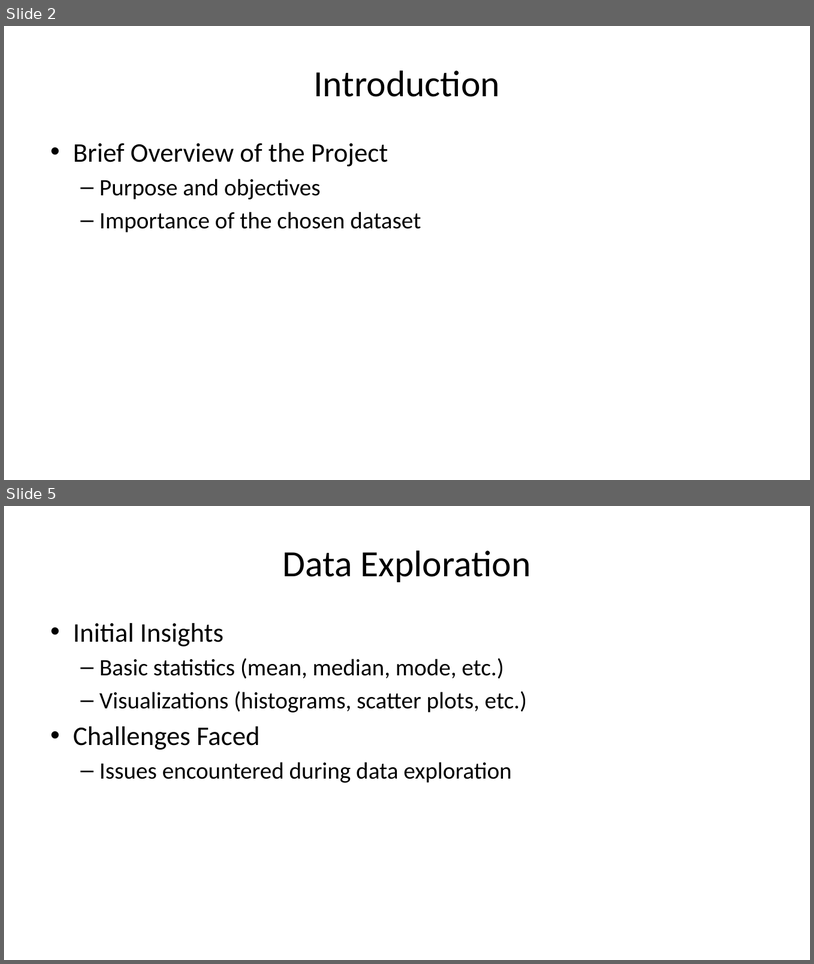
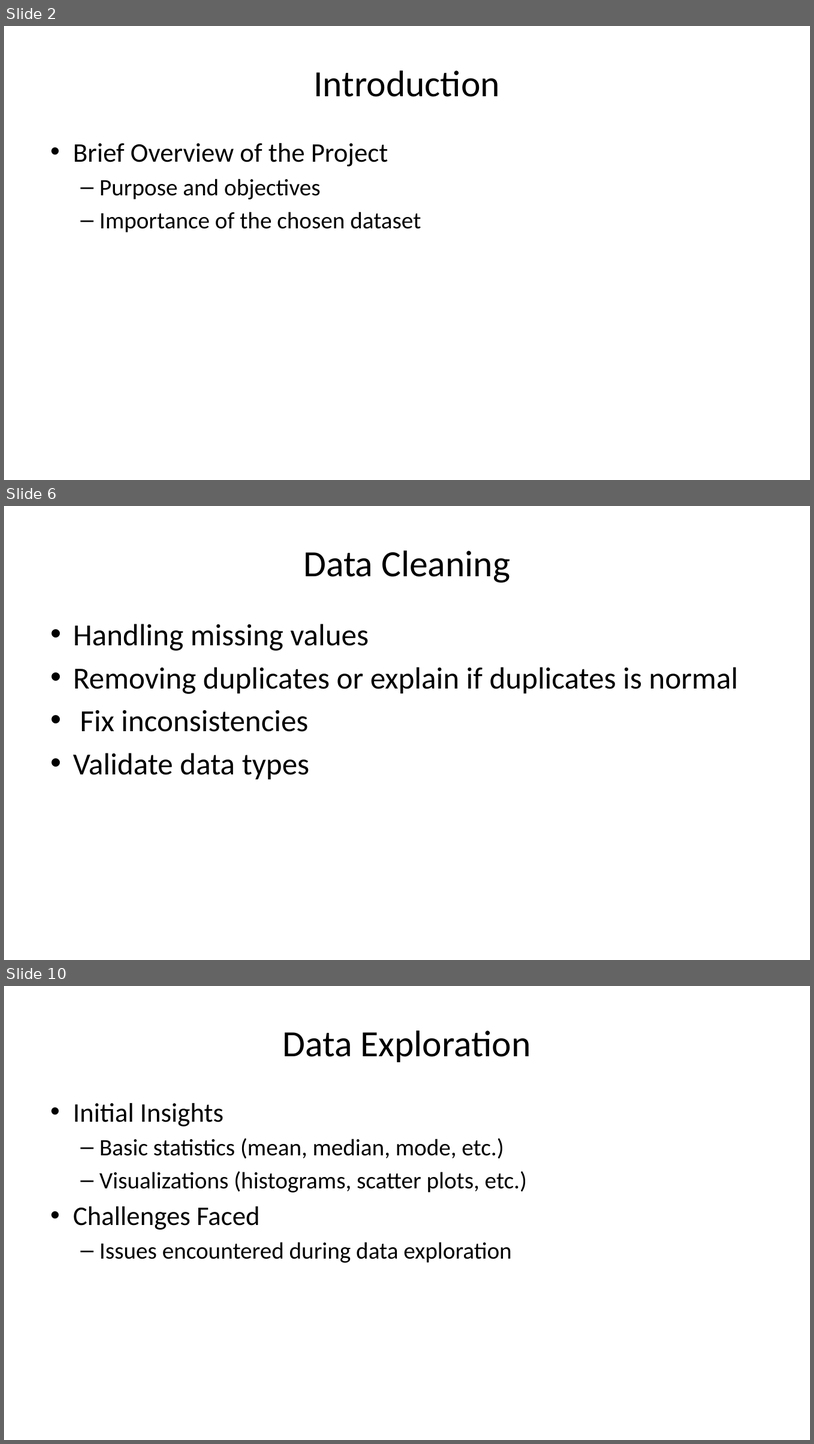
Before and after one commit to motazsaad/Exploratory-Analysis-of-Big-Data, a slide deck: materials/Big_Data_Project_Template.pptx. Shown one above the other, each under a label of ours: slides 2 and 5 before the commit, slides 2, 6 and 10 after it; the slides between them are not shown. The pictures are 814x964 and 814x1444 pixels, drawn with LibreOffice and Linux fonts; fonts in the diff are those of the drawing. Boxes give left, top, right and bottom in pixels: in the first picture for what was removed or moved away, otherwise in the second. Text is boxed around its words. In the diff, an @@ line names an element or a change of style, - is before the commit and + after.

```diff
--- a/materials/Big_Data_Project_Template.pptx
+++ b/materials/Big_Data_Project_Template.pptx
@@ slide 6 added at (4, 506, 810, 960), background #FFFFFF @@
@@ title added at (303, 550, 510, 583), 44 pt, text #000000 @@
+Data Cleaning
@@ text added at (73, 624, 738, 780), 36.5 pt, text #000000 @@
+• Handling missing values
+• Removing duplicates or explain if duplicates is normal
+• Fix inconsistencies
+• Validate data types
@@ what was slide 5 is now slide 10 @@
```
Also in this commit, not shown: 3 slides changed, 4 other slides added.
